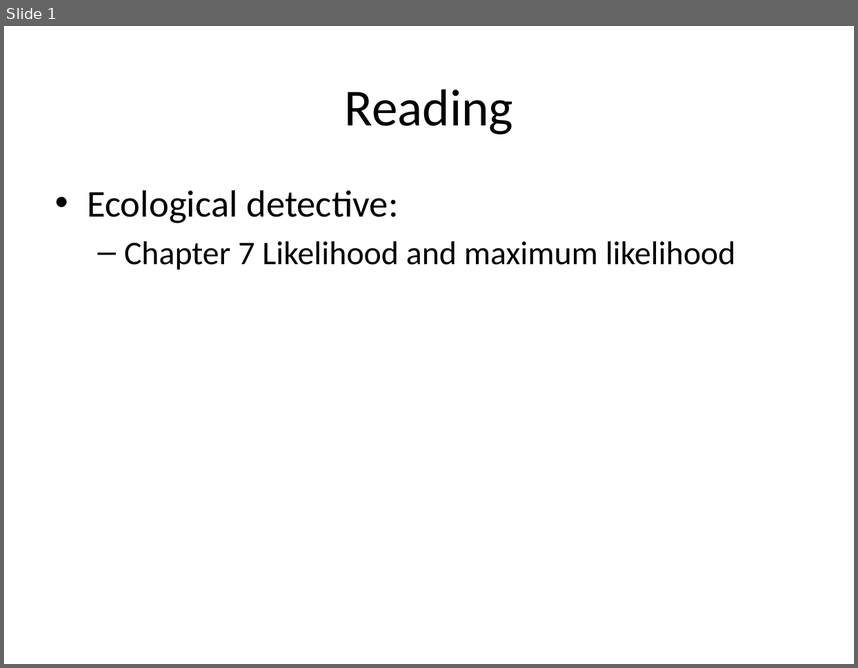
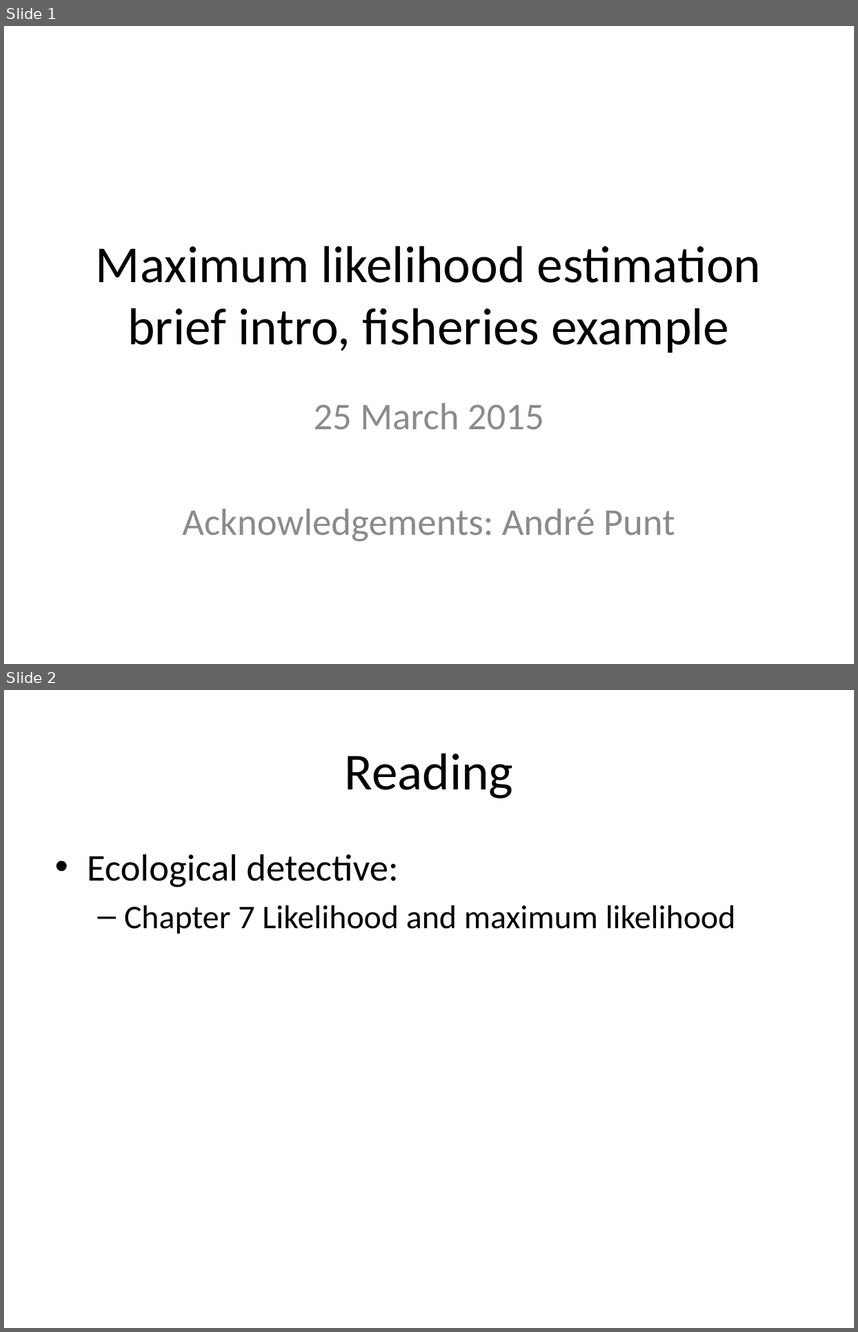
Before and after one commit to rwildermuth/FayLabExamples, a slide deck: Estimation.pptx. Shown one above the other, each under a label of ours: slide 1 before the commit, slides 1 and 2 after it. The pictures are 858x668 and 858x1332 pixels, drawn with LibreOffice and Linux fonts; fonts in the diff are those of the drawing. Boxes give left, top, right and bottom in pixels: in the first picture for what was removed or moved away, otherwise in the second. Text is boxed around its words. In the diff, an @@ line names an element or a change of style, - is before the commit and + after.

```diff
--- a/Estimation.pptx
+++ b/Estimation.pptx
@@ slide 1 added at box(4, 26, 854, 664), background #FFFFFF @@
@@ title added at box(96, 245, 762, 352), 44 pt, text #000000 @@
+Maximum likelihood estimation
+brief intro, fisheries example
@@ subtitle added at box(182, 403, 675, 541), 32 pt, text #8C8C8C @@
+25 March 2015
+Acknowledgements: André Punt
@@ what was slide 1 is now slide 2 @@
```
Also in this commit, not shown: 1 other file.
